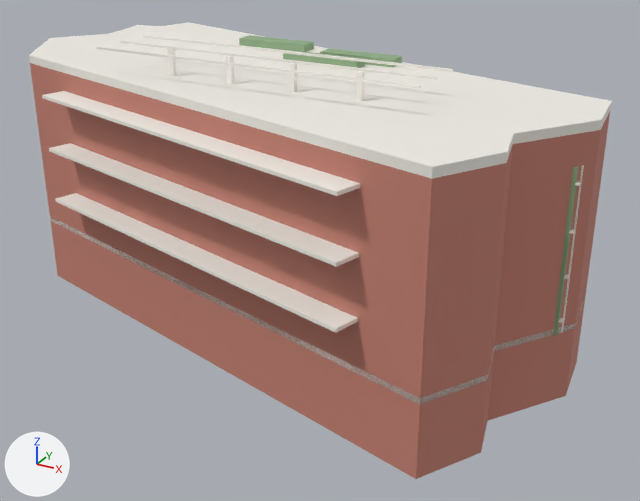
What one commit did to the glTF model assets/models/stanley.glb.
Camera for both pictures: a 50 mm lens placed at (32.7, -52.9, 32.2), pointed at (3.2, 0.7, 5.4). Lighting does not change. The marker at lower left points along +X, +Y and +Z. The older version comes first. Where no turn or scale is listed for an object, it has been applied to the vertices. Vertices at exactly the same position are counted once.

The scene before the commit, as lines of its bpy script (objects in view):
```python
ob_shb_green_wall = bpy.data.objects.new('SHB_green_wall', me_cube_006)
ob_shb_green_wall.location = (21.94, -0.08, 10.5)
ob_shb_pergola_beam_0 = bpy.data.objects.new('SHB_pergola_beam_0', me_cube_023)
ob_shb_pergola_beam_0.location = (1.62, -6.31, 20.4)
ob_shb_pergola_beam_1 = bpy.data.objects.new('SHB_pergola_beam_1', me_cube_024)
ob_shb_pergola_beam_1.location = (1.62, -3.81, 20.4)
ob_shb_pergola_beam_2 = bpy.data.objects.new('SHB_pergola_beam_2', me_cube_025)
ob_shb_pergola_beam_2.location = (1.62, -1.31, 20.4)
ob_shb_pergola_col_0 = bpy.data.objects.new('SHB_pergola_col_0', me_cube_019)
ob_shb_pergola_col_0.location = (-5.58, -4.31, 19.5)
ob_shb_pergola_col_0.scale = (0.35, 0.35, 1.8)
ob_shb_pergola_col_3 = bpy.data.objects.new('SHB_pergola_col_3', me_cube_022)
ob_shb_pergola_col_3.location = (8.82, -4.31, 19.5)
ob_shb_planter_0 = bpy.data.objects.new('SHB_planter_0', me_cube_016)
ob_shb_planter_0.location = (-4.72, 7.92, 18.88)
ob_shb_planter_1 = bpy.data.objects.new('SHB_planter_1', me_cube_017)
ob_shb_planter_1.location = (1.62, 4.19, 18.88)
ob_shb_planter_2 = bpy.data.objects.new('SHB_planter_2', me_cube_018)
ob_shb_planter_2.location = (3.62, 6.19, 18.88)
# also in view: 'SHB_balcony_0' at (-1.2, -10.0, 8.5); 'SHB_band' at (-0.2, -0.1, 5.2); 'SHB_balcony_1' at (-1.2, -10.0, 12.5); 'SHB_roof_slab' at (-0.2, -0.1, 18.3); 'SHB_balcony_2' at (-1.2, -10.0, 16.5)
```
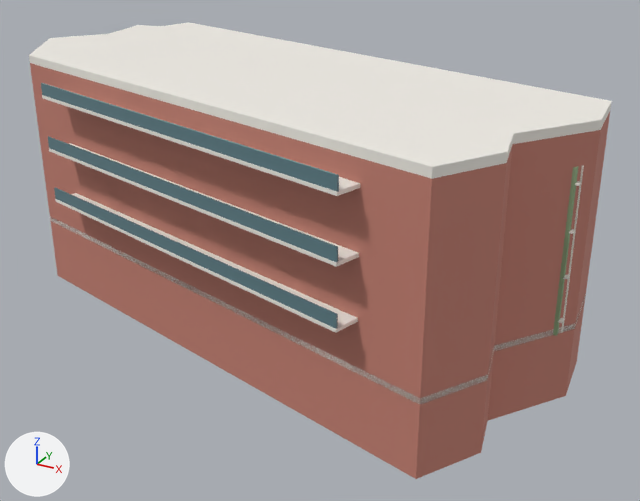
What differs and where, as boxes [x1, y1, x2, y2] in the pictures (640 x 501 px):
'SHB_pergola_col_2', reshaped, moved, turned, rescaled: before [289, 63, 297, 92]; after [41, 83, 339, 192]
'SHB_pergola_col_0', recoloured, reshaped, moved, turned, rescaled: before [168, 49, 177, 76]; after [48, 136, 338, 262]
'SHB_pergola_col_1', reshaped, moved, turned, rescaled: before [226, 56, 235, 84]; after [54, 187, 338, 329]
'SHB_pergola_beam_0', no longer drawn: before [97, 47, 421, 88]
'SHB_pergola_beam_1', no longer drawn: before [121, 41, 438, 80]
'SHB_pergola_beam_2', deleted: before [143, 35, 453, 72]
'SHB_planter_0', deleted: before [239, 35, 314, 52]
'SHB_planter_2', deleted: before [320, 48, 402, 67]
'SHB_planter_1', deleted: before [283, 50, 365, 68]
'SHB_pergola_col_3', no longer drawn: before [356, 71, 365, 101]
'SHB_balcony_0', unchanged, covered by the edit: [55, 193, 358, 333] in both
'SHB_balcony_1', unchanged, covered by the edit: [49, 143, 359, 267] in both
'SHB_balcony_2', unchanged, covered by the edit: before [42, 91, 360, 196]; after [42, 95, 360, 196]

What the commit changed:
me_cube_023 is used by ob_shb_pergola_beam_0; location (1.62, -6.31, 20.4).
me_cube_023 had 8 vertices, 12 faces and spanned x -12.0..12.0, y -0.1..0.1, z -0.1..0.1.
me_cube_023 now has 8 vertices, 12 faces and spans x -0.5..0.5, y -0.5..0.5, z -0.5..0.5.
me_cube_023 part 2: the whole mesh is scaled about its middle by (0.0417, 6.67, 6.67).
me_cube_024 is used by ob_shb_pergola_beam_1; location (1.62, -3.81, 20.4).
me_cube_024 had 8 vertices, 12 faces and spanned x -12.0..12.0, y -0.1..0.1, z -0.1..0.1.
me_cube_024 now has 8 vertices, 12 faces and spans x -0.5..0.5, y -0.5..0.5, z -0.5..0.5.
me_cube_024 part 3: the whole mesh is scaled about its middle by (0.0417, 6.67, 6.67).
me_cube_022 is used by ob_shb_pergola_col_3; location (8.82, -4.31, 19.5).
me_cube_022 had 8 vertices, 12 faces and spanned x -0.17..0.17, y -0.17..0.17, z -0.9..0.9.
me_cube_022 now has 8 vertices, 12 faces and spans x -0.5..0.5, y -0.5..0.5, z -0.5..0.5.
me_cube_022 part 1: the whole mesh is scaled about its middle by (2.86, 2.86, 0.556).
Mesh me_cube_005 is new.
It is a box spanning x -0.5..0.5, y -0.5..0.5, z -0.5..0.5.
It uses material mat_shb_glass (cyan #6f939b).
Mesh me_cube_003 is new.
It is a box spanning x -0.5..0.5, y -0.5..0.5, z -0.5..0.5.
It uses material mat_shb_glass (cyan #6f939b).
Mesh me_cube_001 is new.
It is a box spanning x -0.5..0.5, y -0.5..0.5, z -0.5..0.5.
It uses material mat_shb_glass (cyan #6f939b).
Object 'SHB_pergola_beam_2' (ob_shb_pergola_beam_2) is deleted.
Object 'SHB_pergola_col_0' (ob_shb_pergola_col_0) now shows me_cube_003 instead of me_cube_019.
Object 'SHB_pergola_col_0' (ob_shb_pergola_col_0) moves from (-5.58, -4.31, 19.5) to (-1.4, -10.79, 13.05).
Object 'SHB_pergola_col_0' (ob_shb_pergola_col_0) turns from (0, 0, 0) to (0, 0, 164) degrees about x, y and z.
Object 'SHB_pergola_col_0' (ob_shb_pergola_col_0) is rescaled from (0.35, 0.35, 1.8) to (29.4, 0.12, 0.9).
Object 'SHB_pergola_col_1' (ob_shb_pergola_col_1) now shows me_cube_001 instead of me_cube_020.
Object 'SHB_pergola_col_1' (ob_shb_pergola_col_1) moves from (-0.78, -4.31, 19.5) to (-1.4, -10.79, 9.05).
Object 'SHB_pergola_col_1' (ob_shb_pergola_col_1) turns from (0, 0, 0) to (0, 0, 164) degrees about x, y and z.
Object 'SHB_pergola_col_1' (ob_shb_pergola_col_1) is rescaled from (0.35, 0.35, 1.8) to (29.4, 0.12, 0.9).
Object 'SHB_pergola_col_2' (ob_shb_pergola_col_2) now shows me_cube_005 instead of me_cube_021.
Object 'SHB_pergola_col_2' (ob_shb_pergola_col_2) moves from (4.02, -4.31, 19.5) to (-1.4, -10.79, 17.05).
Object 'SHB_pergola_col_2' (ob_shb_pergola_col_2) turns from (0, 0, 0) to (0, 0, 164) degrees about x, y and z.
Object 'SHB_pergola_col_2' (ob_shb_pergola_col_2) is rescaled from (0.35, 0.35, 1.8) to (29.4, 0.12, 0.9).
Object 'SHB_planter_0' (ob_shb_planter_0) is deleted.
Object 'SHB_planter_1' (ob_shb_planter_1) is deleted.
Object 'SHB_planter_2' (ob_shb_planter_2) is deleted.
